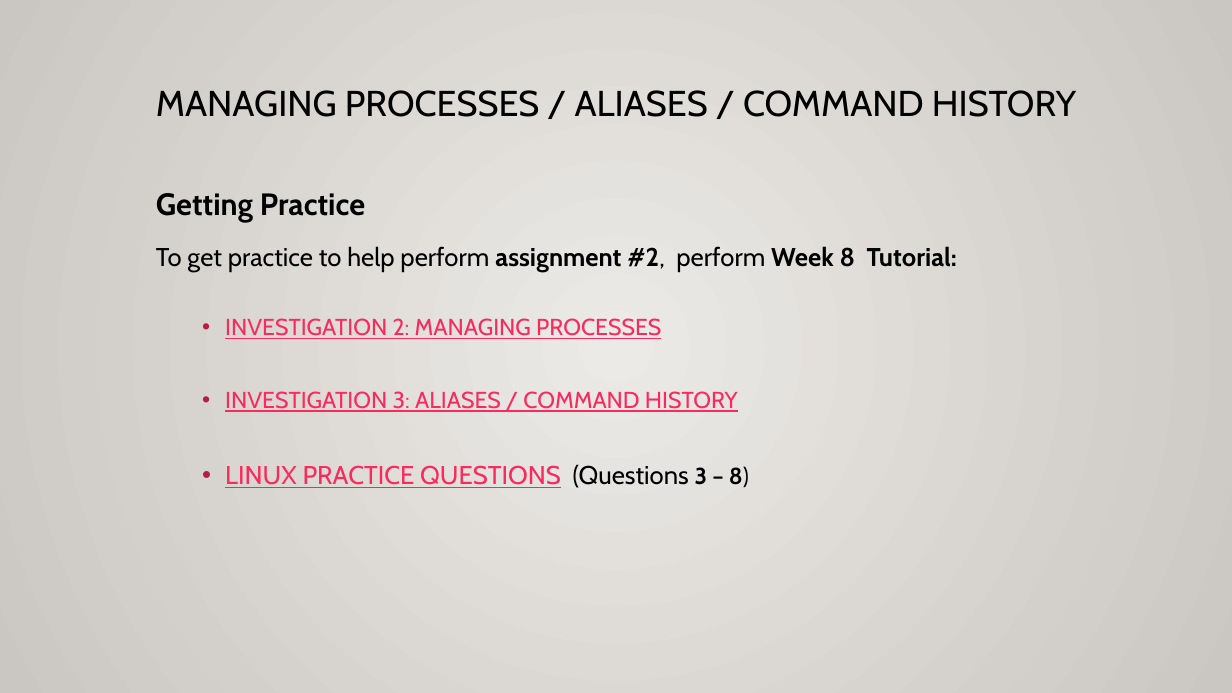
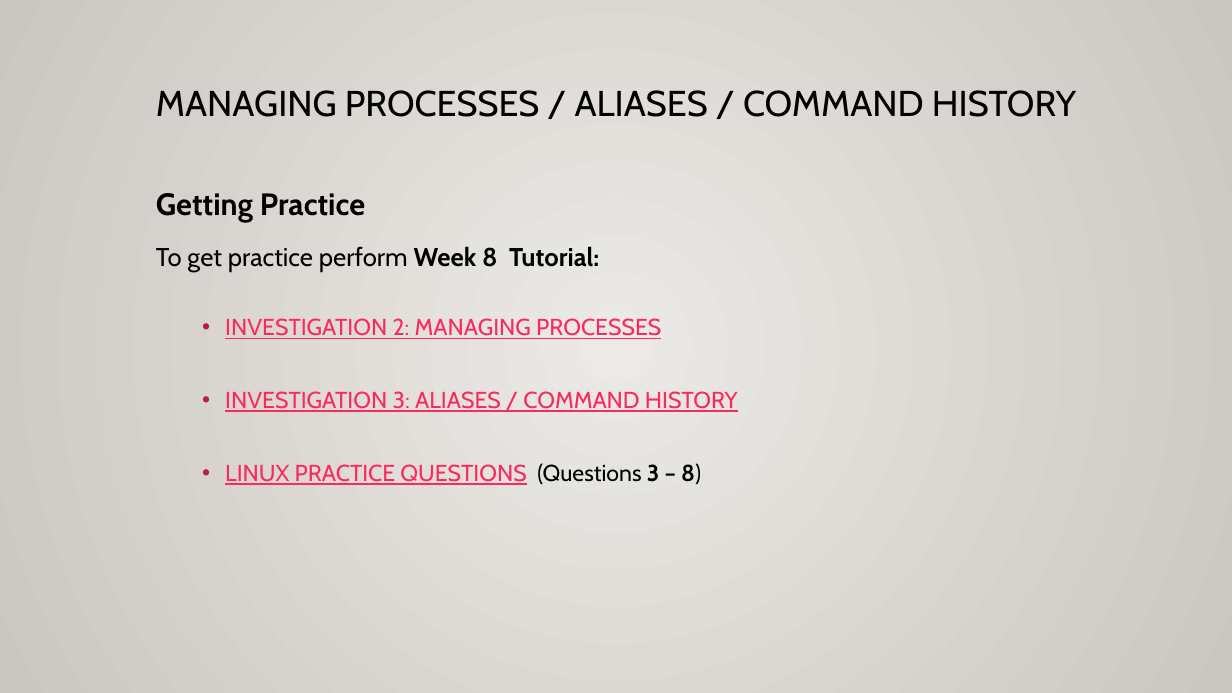
Before and after one commit to Seneca-ICTOER/OSL640, a slide deck: slide 25 of static/slides/OSL640-Week8.pptx. Drawn at 1232x693 pixels with LibreOffice and Linux fonts; fonts in the diff are those of the drawing. Boxes give left, top, right and bottom in pixels: in the first picture for what was removed or moved away, otherwise in the second. Text is boxed around its words. In the diff, an @@ line names an element or a change of style, - is before the commit and + after.

```diff
--- a/static/slides/OSL640-Week8.pptx
+++ b/static/slides/OSL640-Week8.pptx
@@ text at bbox=[156, 246, 599, 271]: text changed @@
-To get practice to help perform assignment #2, perform Week 8 Tutorial:
+To get practice perform Week 8 Tutorial:
@@ text at bbox=[225, 463, 701, 485]: size 20 to 18 pt in "LINUX PRACTICE QUESTIONS (Questions" @@
```
Also in this commit, not shown: 1 other slide changed, 13 other files.
